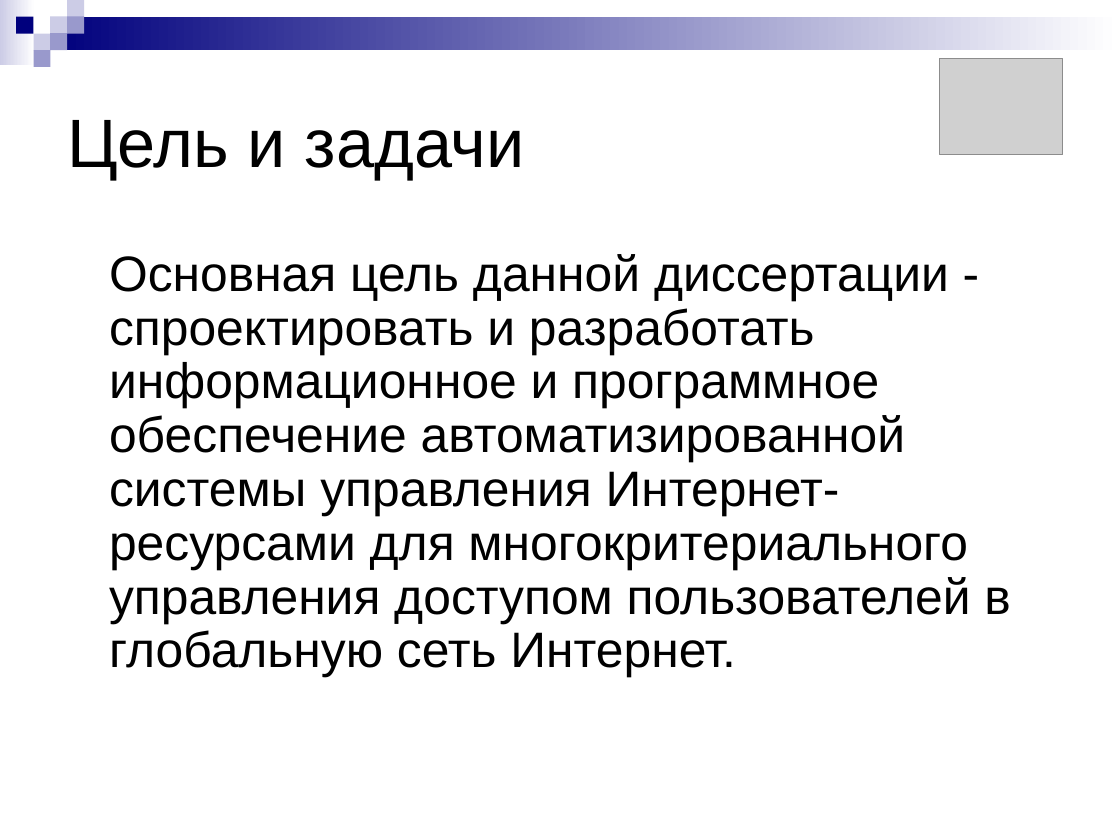
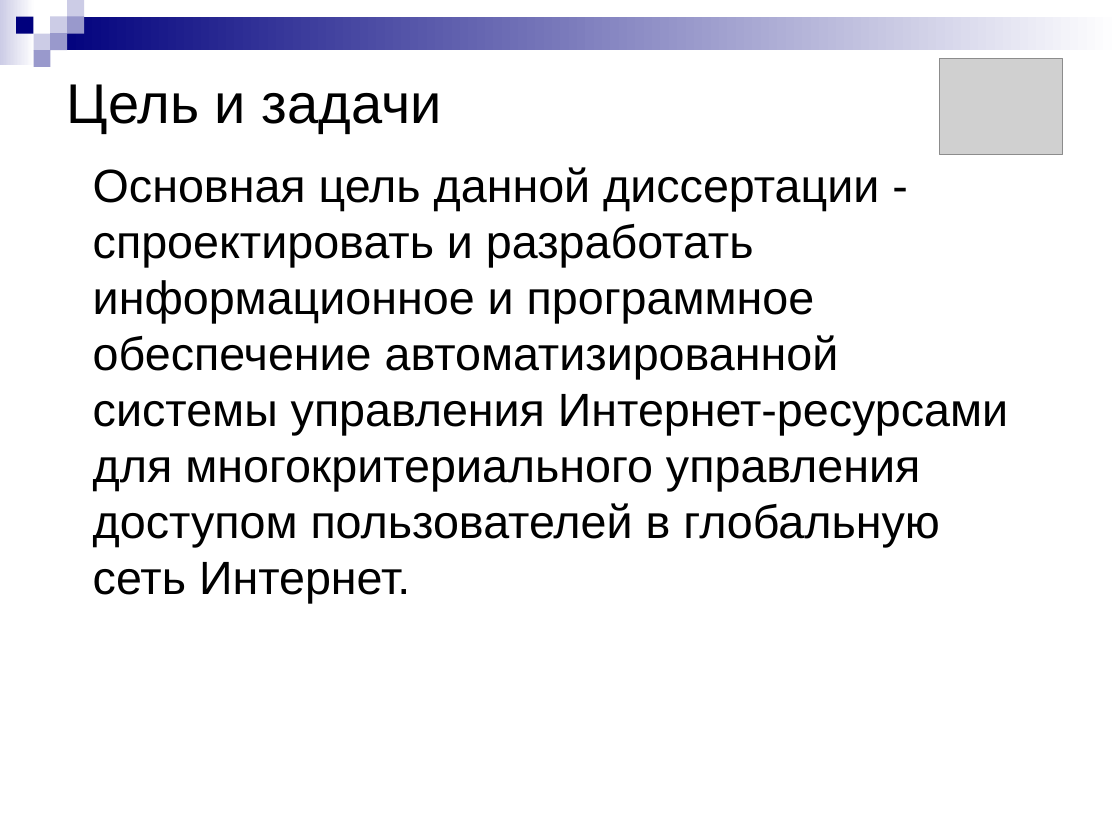
Before and after one commit to aricent123/cadbis, a slide deck: slide 2 of CADBiS_docs/DRypa/presentation.ppt. Drawn at 1120x840 pixels with LibreOffice and Linux fonts; fonts in the diff are those of the drawing; grey boxes stand for pictures. Boxes give left, top, right and bottom in pixels: in the first picture for what was removed or moved away, otherwise in the second. Text is boxed around its words. In the diff, an @@ line names an element or a change of style, - is before the commit and + after.

```diff
--- a/CADBiS_docs/DRypa/presentation.ppt
+++ b/CADBiS_docs/DRypa/presentation.ppt
@@ title "Цель и задачи" at (67,84,442,133): size 44 to 36 pt @@
@@ text "Основная цель данной диссертации - ...": place and size @@
-text "Основная цель данной диссертации - ..." at (109,254,1010,678)
+text "Основная цель данной диссертации - ..." at (93,167,1008,603)
@@ text "Основная цель данной диссертации - ..." at (93,167,1008,603): size 32 to 30 pt; line spacing 0.9 to 1 @@
```
Also in this commit, not shown: 8 other slides changed.
